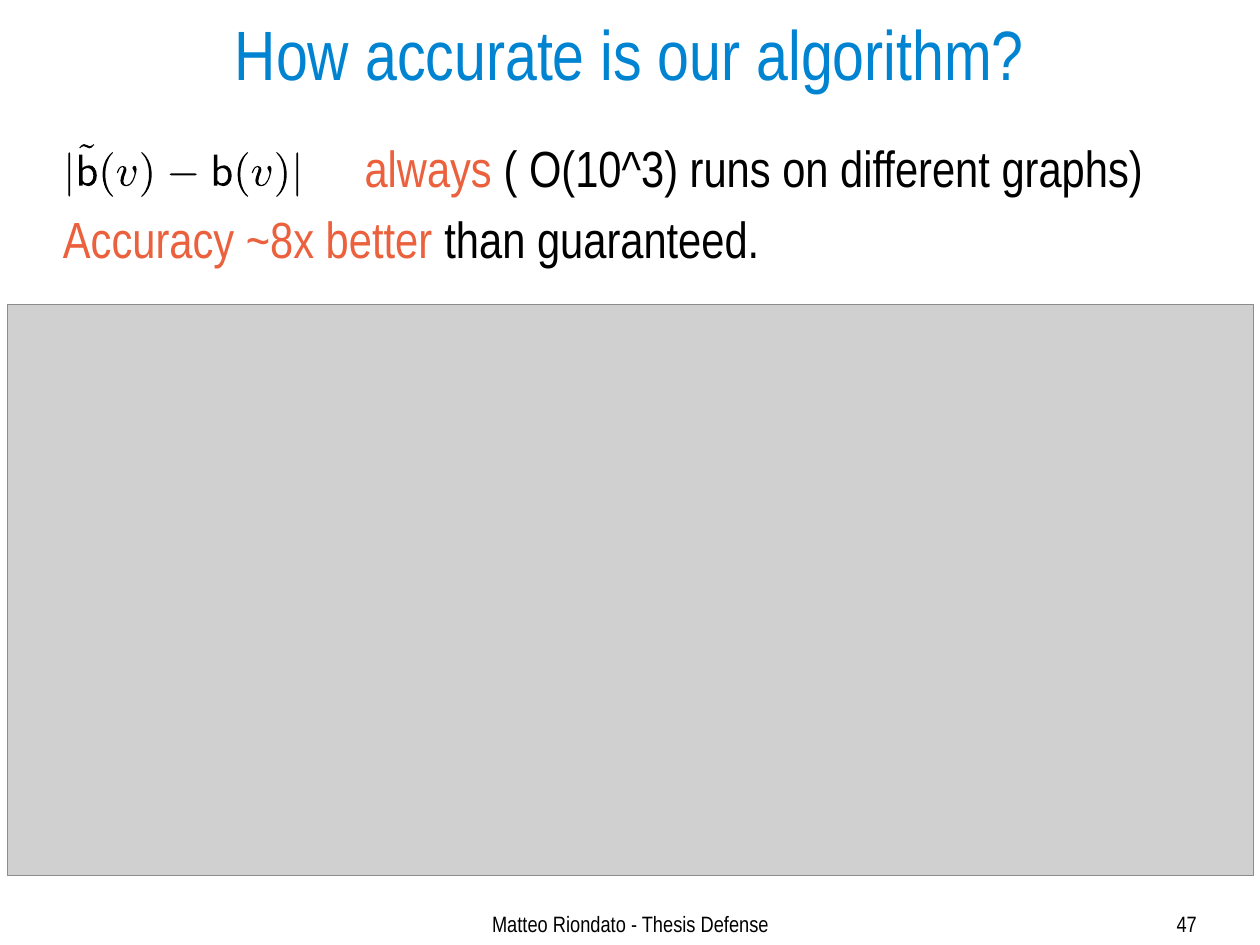
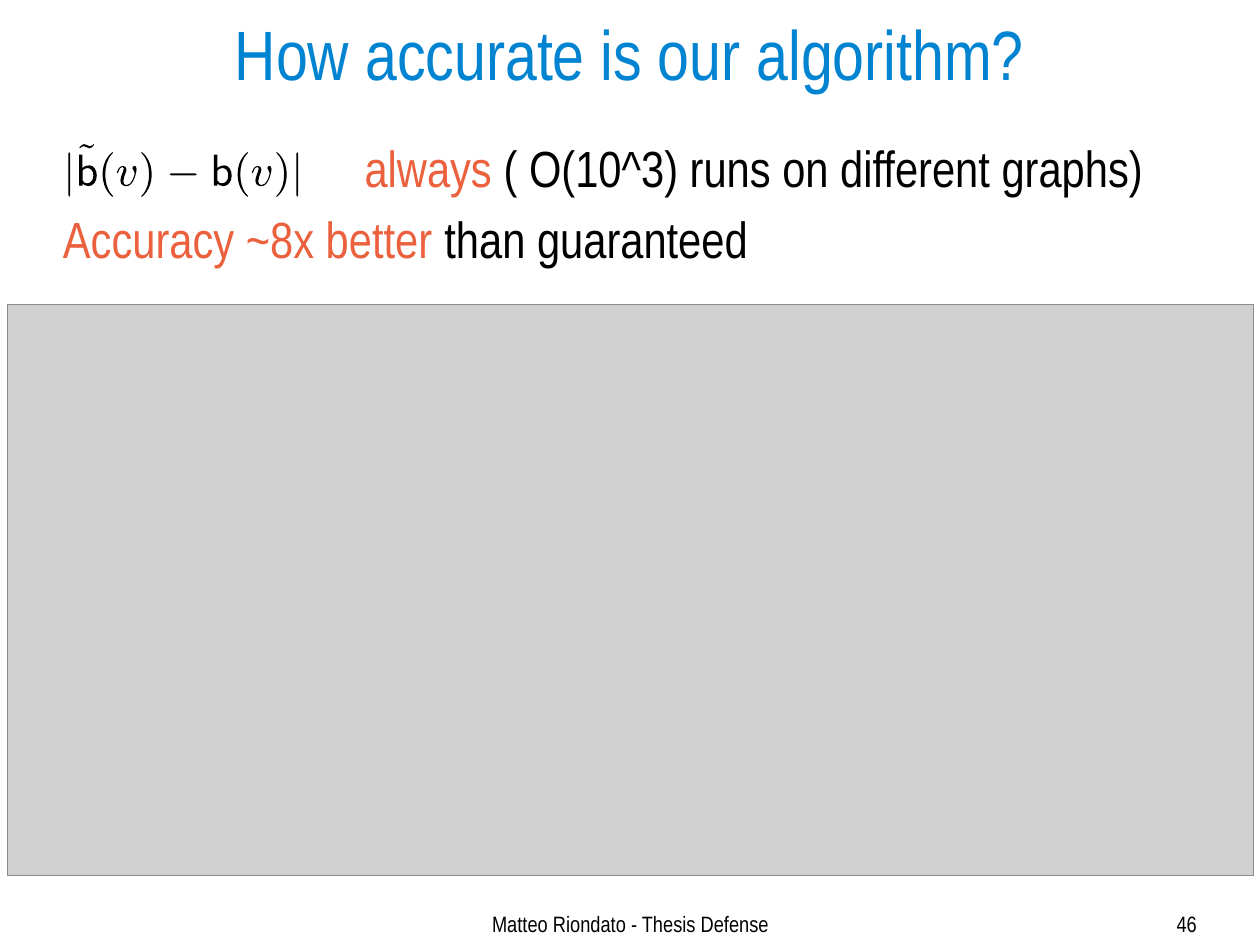
Before and after one commit to ZhizhongIsaacChen/dissertation, a slide deck: slide 46 of defense/Defense-talk.odp (slide 47 before the commit). Drawn at 1260x945 pixels with LibreOffice and Linux fonts; fonts in the diff are those of the drawing; grey boxes stand for pictures. Boxes give left, top, right and bottom in pixels: in the first picture for what was removed or moved away, otherwise in the second. Text is boxed around its words. In the diff, an @@ line names an element or a change of style, - is before the commit and + after.

```diff
--- a/defense/Defense-talk.odp
+++ b/defense/Defense-talk.odp
@@ text at [63,221,748,267]: text changed @@
-Accuracy ~8x better than guaranteed.
+Accuracy ~8x better than guaranteed
@@ page number at [1177,916,1197,933]: text changed @@
-47
+46
```
Also in this commit, not shown: 28 other slides changed, 1 slide removed.
